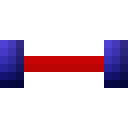
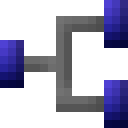
Two versions of the same layered image (128 x 128). Layer-by-layer changes:
added group "Resource Environment" with 4 layers above "Linking Resource" over (x1=24, y1=0, x2=128, y2=128)
added layer "Ebene 102" in group "Resource Environment" over (x1=24, y1=16, x2=104, y2=112)
added layer "Ebene 103 Kopie" in group "Resource Environment" over (x1=104, y1=80, x2=128, y2=128)
added layer "Ebene 103" in group "Resource Environment" over (x1=104, y1=0, x2=128, y2=48)
hid group "Linking Resource" (3 layers) over (x1=24, y1=40, x2=128, y2=88)
